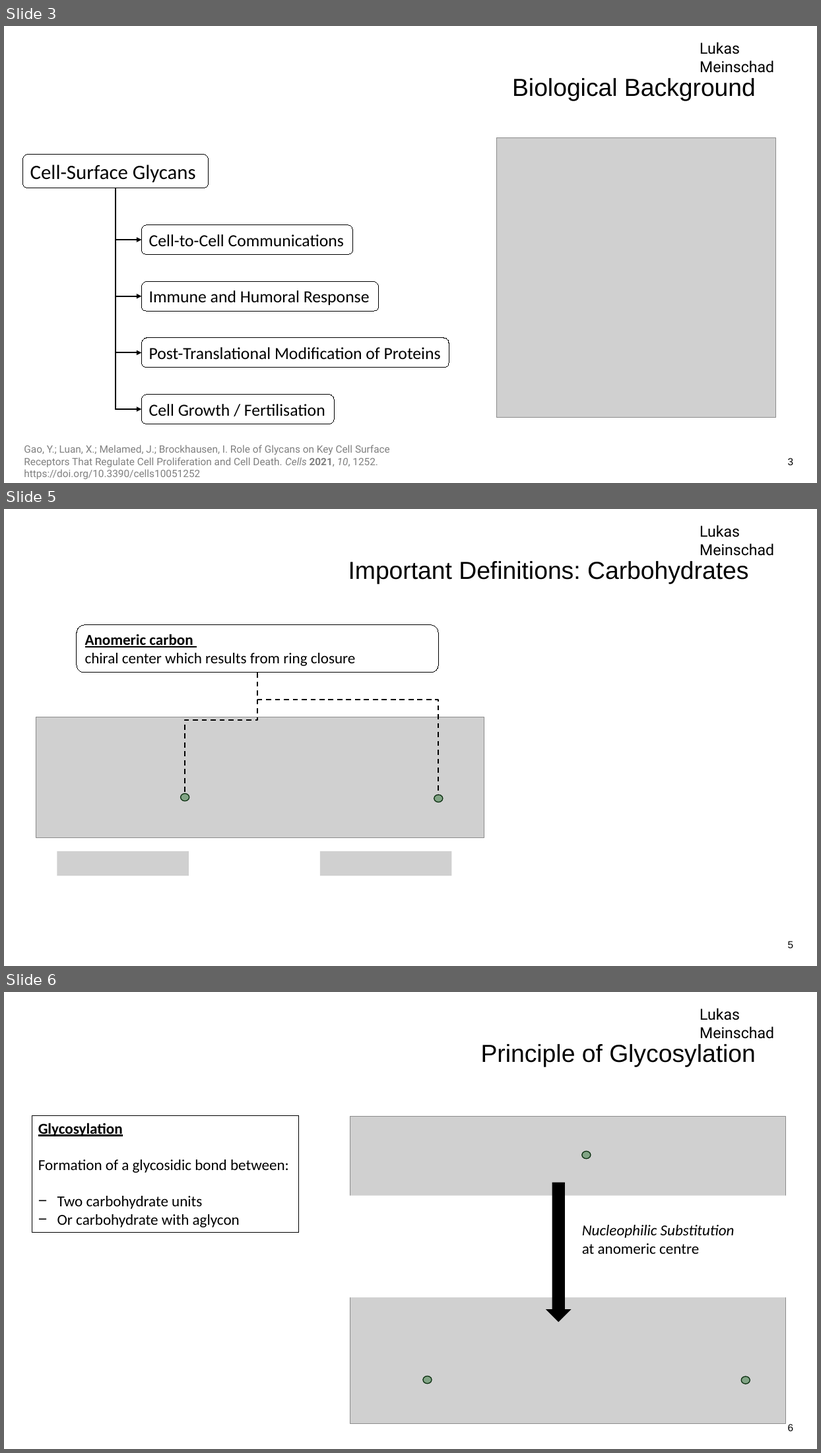
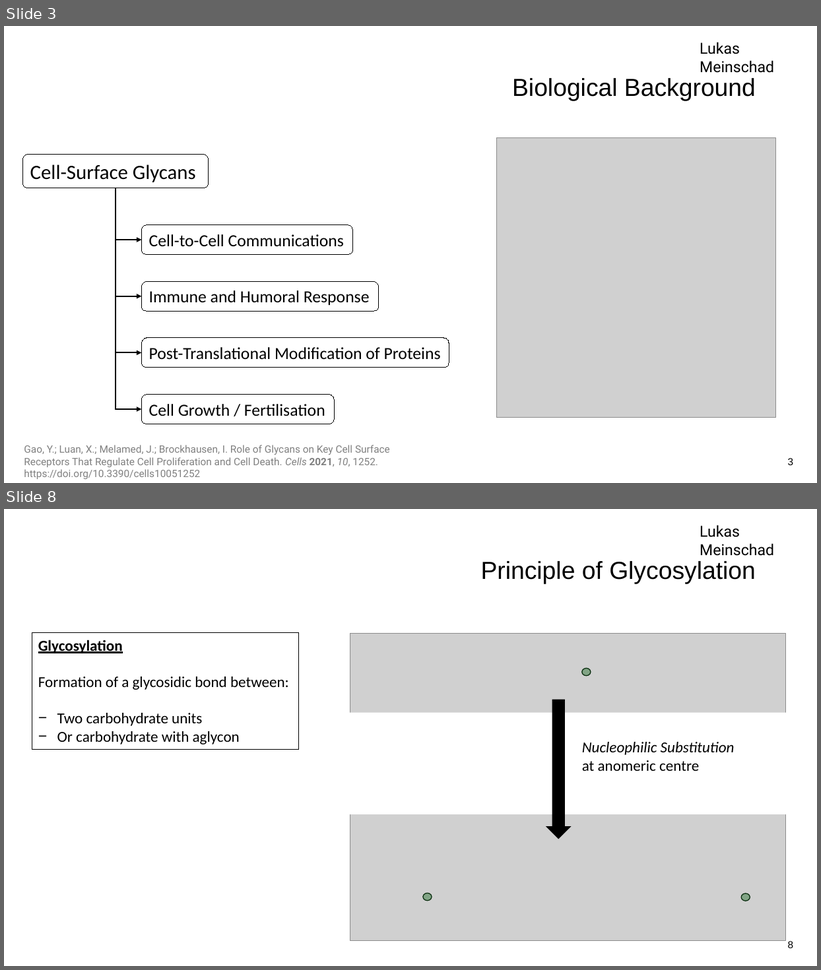
Before and after one commit to LukasMeinschad/Studium, a slide deck: Chemie/OC/Seminar/Seminartalk_OC_Lukas_Meinschad.pptx. Shown one above the other, each under a label of ours: slides 3, 5 and 6 before the commit, slides 3 and 8 after it; the slides between them are not shown. The pictures are 821x1453 and 821x970 pixels, drawn with LibreOffice and Linux fonts; fonts in the diff are those of the drawing; grey boxes stand for pictures; background and template pictures are left out. Boxes give left, top, right and bottom in pixels: in the first picture for what was removed or moved away, otherwise in the second. Text is boxed around its words. In the diff, an @@ line names an element or a change of style, - is before the commit and + after.

```diff
--- a/Chemie/OC/Seminar/Seminartalk_OC_Lukas_Meinschad.pptx
+++ b/Chemie/OC/Seminar/Seminartalk_OC_Lukas_Meinschad.pptx
@@ slide 5 removed at (x1=4, y1=509, x2=817, y2=966), background #FFFFFF; not listed: 1 template element that a slide beside it also shows @@
@@ title removed at (x1=349, y1=561, x2=748, y2=584) @@
-Important Definitions: Carbohydrates
@@ rounded rectangle removed at (x1=77, y1=625, x2=438, y2=673) @@
-Anomeric carbon
-chiral center which results from ring closure
@@ elbow line removed from (257, 673) to (185, 794) @@
@@ elbow line removed from (257, 673) to (438, 795) @@
@@ picture removed at (x1=36, y1=717, x2=484, y2=838) @@
@@ ellipse removed at (x1=181, y1=794, x2=189, y2=801) @@
@@ ellipse removed at (x1=434, y1=795, x2=443, y2=803) @@
@@ picture removed at (x1=57, y1=852, x2=189, y2=876) @@
@@ picture removed at (x1=320, y1=852, x2=451, y2=876) @@
@@ page number removed at (x1=788, y1=941, x2=794, y2=949) @@
-5
@@ what was slide 6 is now slide 8 @@
@@ page number at (x1=788, y1=941, x2=794, y2=949): text changed @@
-6
+8
```
Also in this commit, not shown: 5 slides changed, 13 slides added, 13 other files.
